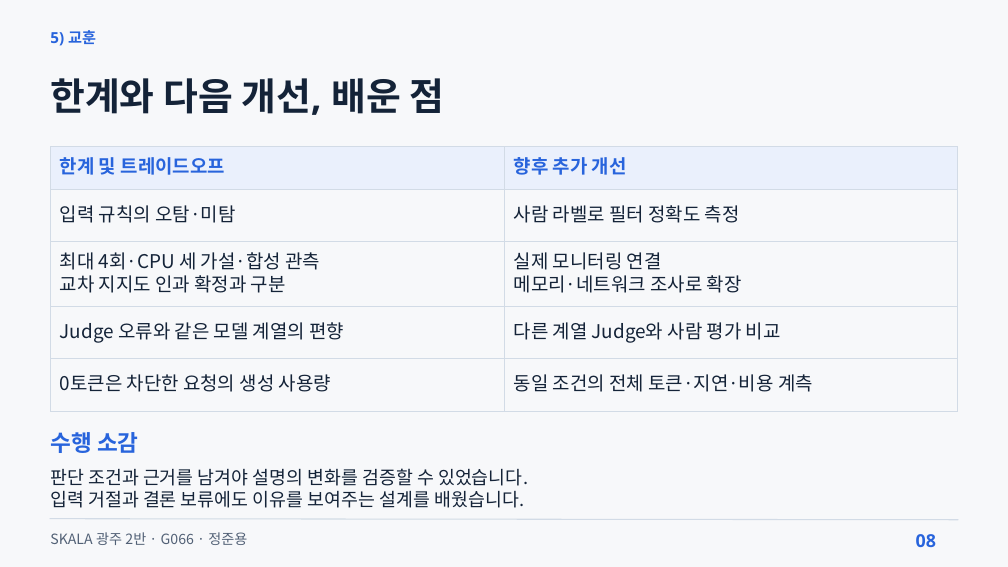
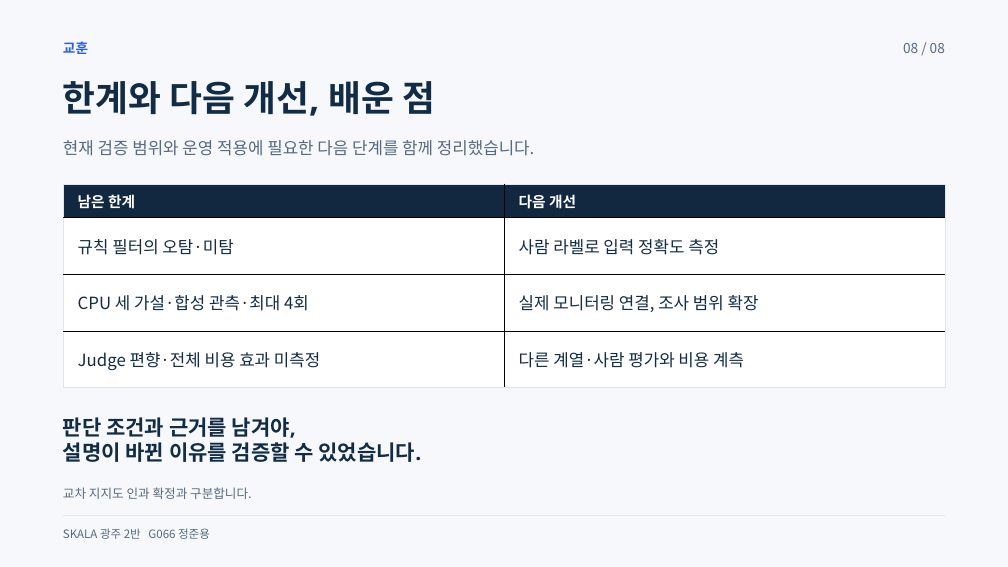
Before and after one commit to beshurl/skala-ai-mini-project, a slide deck: slide 8 of doc/presentation/운영진단_에이전트_5분발표.pptx. Drawn at 1008x567 pixels with LibreOffice and Linux fonts; fonts in the diff are those of the drawing. Boxes give left, top, right and bottom in pixels: in the first picture for what was removed or moved away, otherwise in the second. Text is boxed around its words. In the diff, an @@ line names an element or a change of style, - is before the commit and + after.

Commit message:
docs: redesign presentation spacing and evidence layouts

```diff
--- a/doc/presentation/운영진단_에이전트_5분발표.pptx
+++ b/doc/presentation/운영진단_에이전트_5분발표.pptx
@@ background #F7F8FA to #F7F8FC @@
@@ text at (63,41,88,54): text changed; size 21.8 to 19.5 pt; text colour #2864DC to #2B5BEB @@
-5) 교훈
+교훈
@@ text at (903,43,945,53): text changed; size 25.5 to 19.5 pt; font Noto Sans to Noto Sans CJK KR; text colour #2864DC to #566A80; bold off @@
-08
+08 / 08
@@ text "한계와 다음 개선, 배운 점": place and size @@
-text "한계와 다음 개선, 배운 점" at (50,78,445,115)
+text "한계와 다음 개선, 배운 점" at (63,81,435,116)
@@ text "한계와 다음 개선, 배운 점" at (63,81,435,116): size 54 to 51 pt, text colour #142338 to #122C46; line spacing 64.8pt to 1 @@
@@ text added at (63,140,534,156), 24 pt, text #566A80 @@
+현재 검증 범위와 운영 적용에 필요한 다음 단계를 함께 정리했습니다.
@@ table at (63,184,945,384) @@
-row 1: 한계 및 트레이드오프 | 향후 추가 개선
-row 2: 입력 규칙의 오탐·미탐 | 사람 라벨로 필터 정확도 측정
-row 3: 최대 4회·CPU 세 가설·합성 관측 / 교차 지지도 인과 확정과 구분 | 실제 모니터링 연결 / 메모리·네트워크 조사로 확장
-row 4: Judge 오류와 같은 모델 계열의 편향 | 다른 계열 Judge와 사람 평가 비교
-row 5: 0토큰은 차단한 요청의 생성 사용량 | 동일 조건의 전체 토큰·지연·비용 계측
+row 1: 남은 한계 | 다음 개선
+row 2: 규칙 필터의 오탐·미탐 | 사람 라벨로 입력 정확도 측정
+row 3: CPU 세 가설·합성 관측·최대 4회 | 실제 모니터링 연결, 조사 범위 확장
+row 4: Judge 편향·전체 비용 효과 미측정 | 다른 계열·사람 평가와 비용 계측
@@ table: place and size @@
-table at (50,147,958,411)
+table at (63,184,945,384)
@@ text at (63,417,421,462): text changed; size 26.2 to 30 pt; font Noto Sans CJK KR to Noto Sans; text colour #142338 to #122C46; bold on @@
-판단 조건과 근거를 남겨야 설명의 변화를 검증할 수 있었습니다.
-입력 거절과 결론 보류에도 이유를 보여주는 설계를 배웠습니다.
+판단 조건과 근거를 남겨야,
+설명이 바뀐 이유를 검증할 수 있었습니다.
@@ text removed at (50,432,139,453) @@
-수행 소감
@@ text added at (63,487,251,499), 18 pt, text #566A80 @@
+교차 지지도 인과 확정과 구분합니다.
@@ text at (63,528,210,539): text changed; size 20.2 to 16.5 pt; text colour #526176 to #566A80 @@
-SKALA 광주 2반 · G066 · 정준용
+SKALA 광주 2반 G066 정준용
@@ line moved from (50, 519) - (958, 520) to (63, 516) - (945, 516) @@
@@ line (63, 516) - (945, 516): stroke #D2DBE6 1.5 pt to #DDE5EE 2.25 pt @@
```
Also in this commit, not shown: 6 other slides changed, 1 slide added, 1 slide removed, 4 other files.
